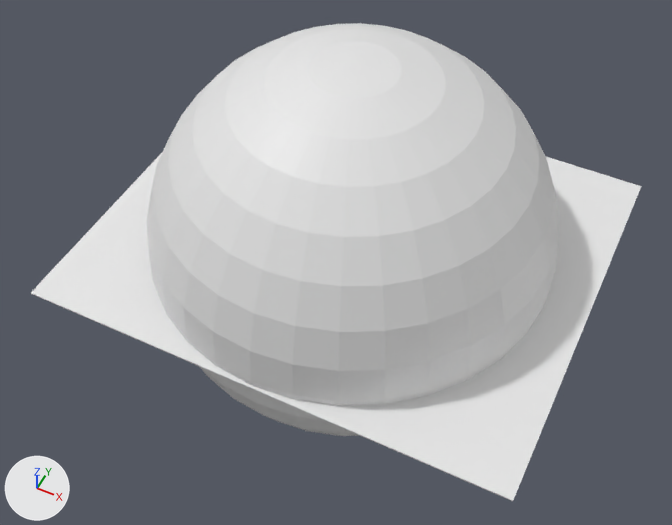
One commit to the OBJ model DirectXGame/Resources/skydome/skydome.obj: the scene before it, then after it.
Rendered twice from a 50 mm camera at (1414.0, -3012.0, 3479.0) aimed at (-21.0, -144.0, -107.0). Every picture has the same lights, and +X, +Y and +Z are marked at lower left. Where no turn or scale is listed for an object, it has been applied to the vertices.

In view in the first picture: '球', '立方体'.
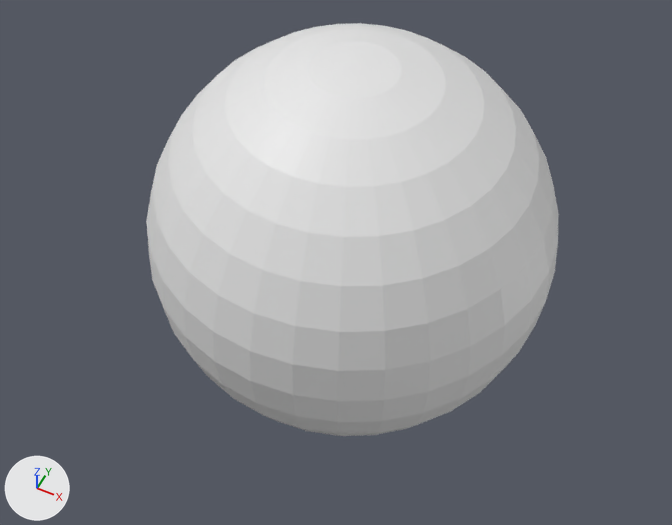
Location of each change, [x1, y1, x2, y2] in pixels of the pictures (672 x 525 px):
'立方体', deleted
    before: [31, 153, 641, 501]

The change, as a diff of the scene's bpy script:
```diff
--- a/DirectXGame/Resources/skydome/skydome.obj.py
+++ b/DirectXGame/Resources/skydome/skydome.obj.py
@@ ob_立方体 @@
-ob_立方体 = bpy.data.objects.new('立方体', me_立方体)
-ob_立方体.location = (0.0, 0.0, 0.0)
```
